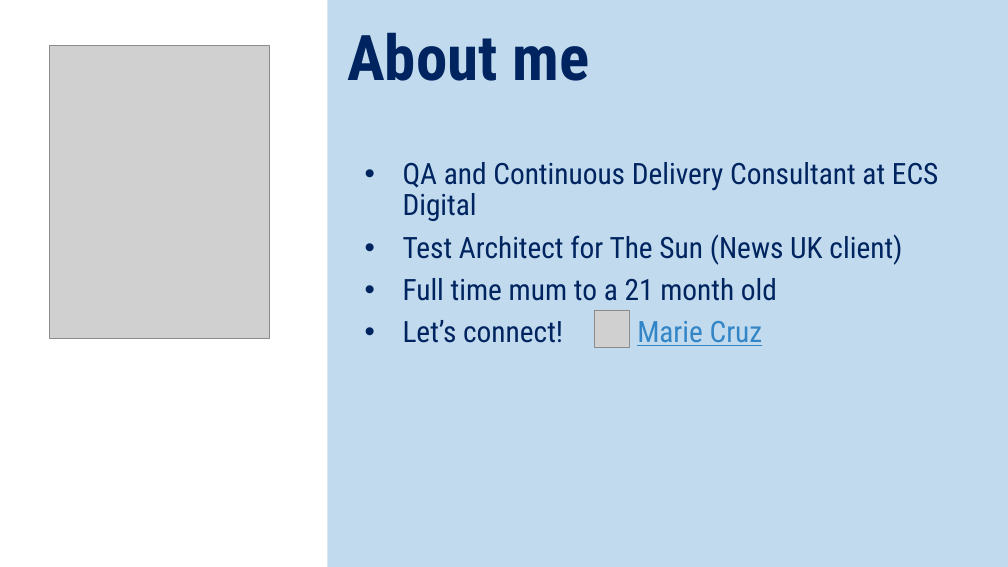
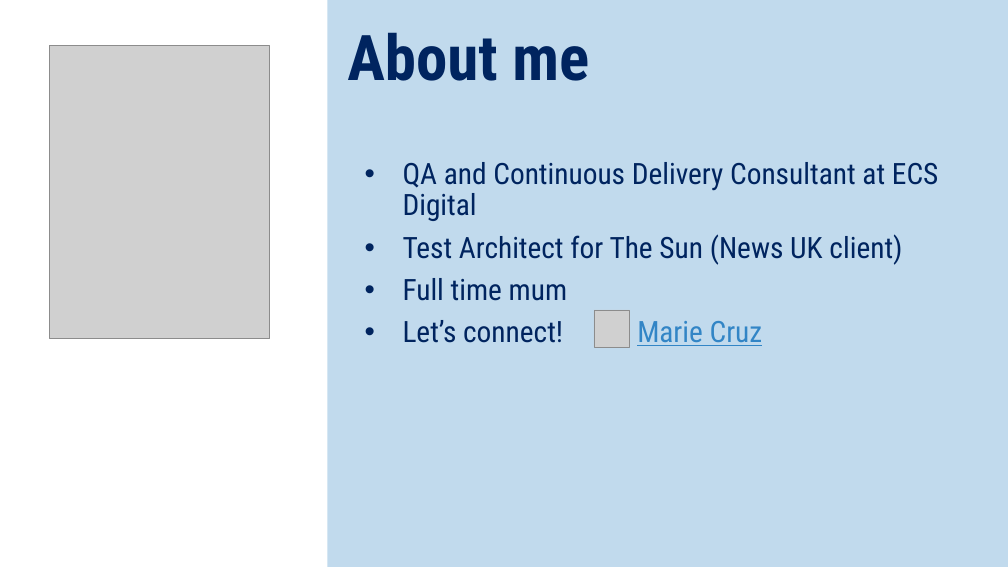
Before and after one commit to mdcruz/devopsplayground-26-cypress, a slide deck: slide 7 of devops-playground-cypress.pptx. Drawn at 1008x567 pixels with LibreOffice and Linux fonts; fonts in the diff are those of the drawing; grey boxes stand for pictures; background and template pictures are left out. Boxes give left, top, right and bottom in pixels: in the first picture for what was removed or moved away, otherwise in the second. Text is boxed around its words. In the diff, an @@ line names an element or a change of style, - is before the commit and + after.

```diff
--- a/devops-playground-cypress.pptx
+++ b/devops-playground-cypress.pptx
@@ subtitle at [403, 278, 567, 301]: text changed @@
-• Full time mum to a 21 month old
+• Full time mum
```
Also in this commit, not shown: 1 other slide changed.
